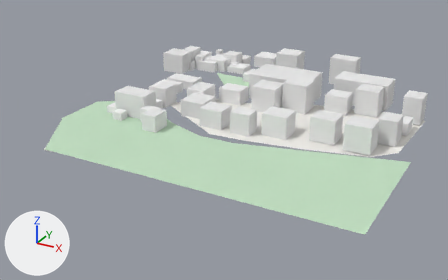
The glTF model white-model-six-districts/chunks/130_95_mid.glb as it was, and as the next commit left it.
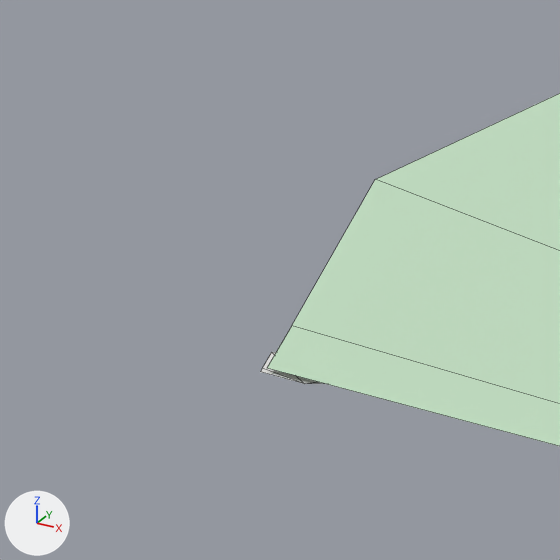
Old and new are each drawn whole from a camera (50 mm lens) standing at (5637.0, 2448.0, 341.0) and looking at (5217.0, 3213.0, -41.0) and again close up on the part from 0% to 21% of the width and 31% to 65% of the height. Lighting does not change. The marker at lower left points along +X, +Y and +Z. The first two pictures are the older version. The close-ups show mesh edges as thin lines. Vertices at exactly the same position are counted once.
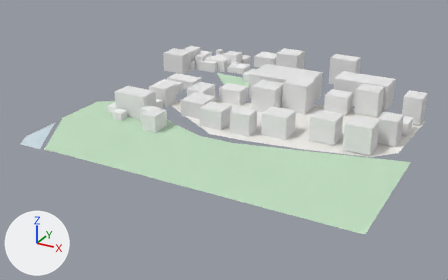
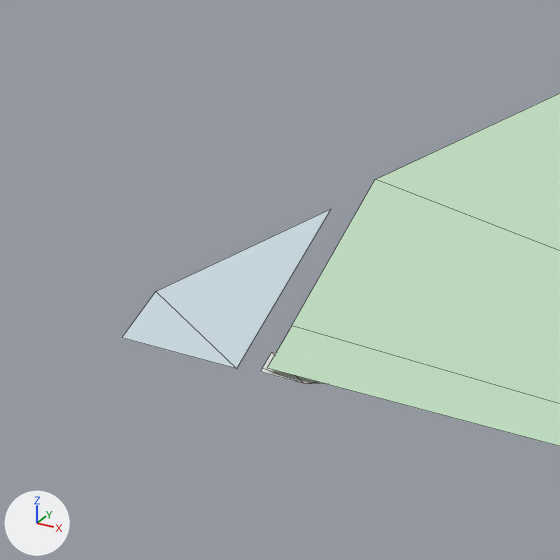
Patch to the scene script:
```diff
--- a/white-model-six-districts/chunks/130_95_mid.glb.py
+++ b/white-model-six-districts/chunks/130_95_mid.glb.py
@@ me_mesh_0 @@
 # used by ob_mesh_0; location = (0.0, 0.0, 0.0)
 # verts and faces of me_mesh_0; kept vertices keep their numbers, new ones are numbered from 427
-me_mesh_0.from_pydata(...)  # 427 vertices, 513 faces; spans x 4996.0..5500.0, y 3000.0..3516.0, z -9.0..40.0
+me_mesh_0.from_pydata(...)  # 431 vertices, 515 faces; spans x 4996.0..5500.0, y 3000.0..3516.0, z -9.0..40.0
+# me_mesh_0 part 1
+verts[427] = (5000.0, 3024.0, -9.0)  # pixel (155, 291)
+verts[428] = (5049.0, 3000.0, -9.0)  # pixel (236, 368)
+verts[429] = (5000.0, 3083.0, -9.0)  # pixel (331, 208)
+verts[430] = (5013.0, 3000.0, -9.0)  # pixel (121, 337)
+faces += [(427, 428, 429), (427, 430, 428)]
 me_mesh_0.materials.append(mat_material_0)
```

Location of each change, (x1, y1, x2, y2) in pixels of the close-ups (560 x 560 px):
'Mesh_0', reshaped
    before: (261, 93, 560, 446)
    after: (122, 93, 560, 446)
part 1 of me_mesh_0, added
    after: (122, 209, 331, 369)
